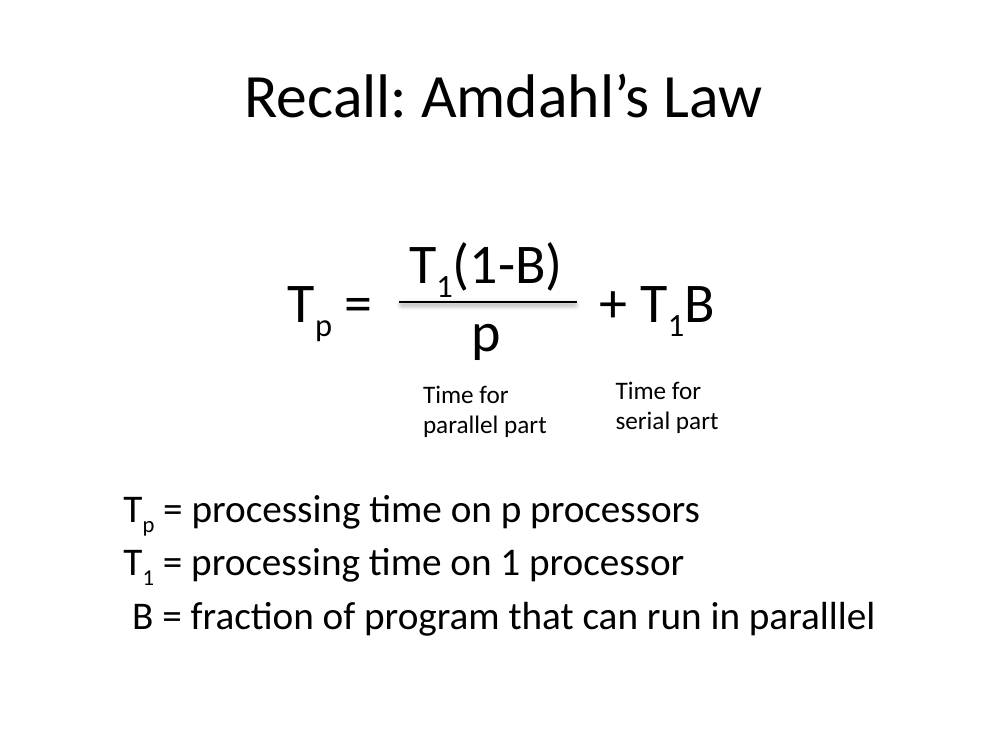
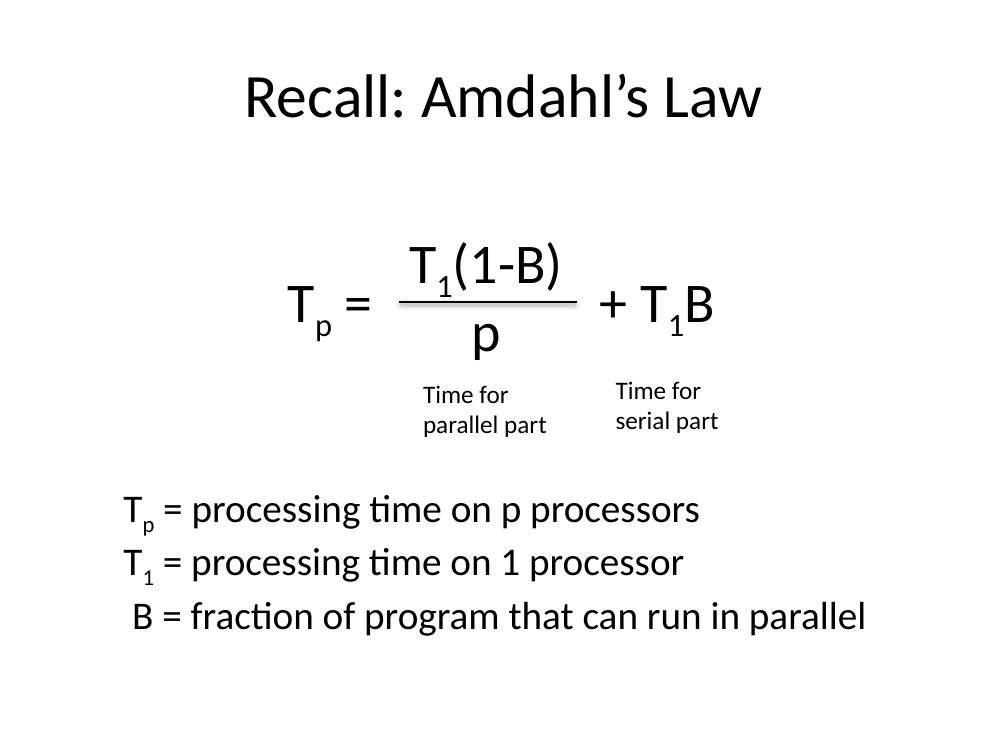
Before and after one commit to TeachingUndergradsCHC/modules, a slide deck: slide 7 of Fundamentals/pollacks_rule/lecture_slides.pptx. Drawn at 1008x756 pixels with LibreOffice and Linux fonts; fonts in the diff are those of the drawing. Boxes give left, top, right and bottom in pixels: in the first picture for what was removed or moved away, otherwise in the second. Text is boxed around its words. In the diff, an @@ line names an element or a change of style, - is before the commit and + after.

```diff
--- a/Fundamentals/pollacks_rule/lecture_slides.pptx
+++ b/Fundamentals/pollacks_rule/lecture_slides.pptx
@@ text at box(132, 601, 866, 636): text changed @@
-B = fraction of program that can run in paralllel
+B = fraction of program that can run in parallel
```
Also in this commit, not shown: 1 other file.
